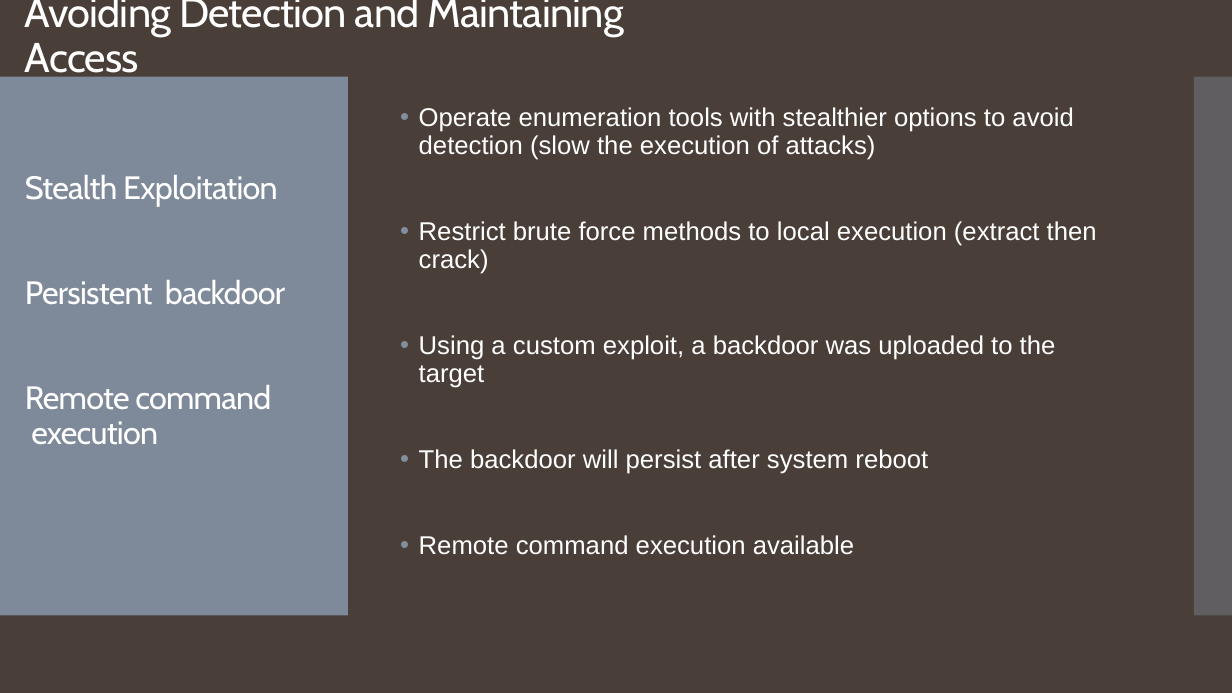
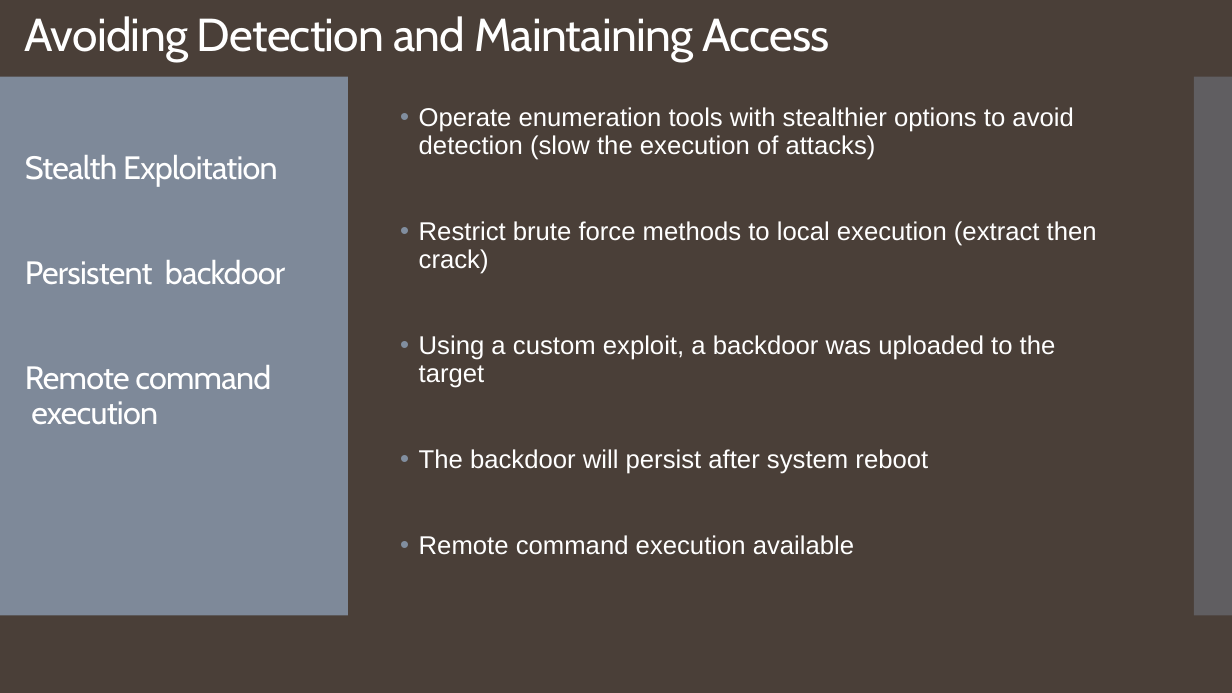
Before and after one commit to forrestaj64/Vulnerabilities-Attack-Defend-Remediate, a slide deck: slide 10 of Overiew-Presentation.pptx (slide 8 before the commit). Drawn at 1232x693 pixels with LibreOffice and Linux fonts; fonts in the diff are those of the drawing. Boxes give left, top, right and bottom in pixels: in the first picture for what was removed or moved away, otherwise in the second. Text is boxed around its words. In the diff, an @@ line names an element or a change of style, - is before the commit and + after.

```diff
--- a/Overiew-Presentation.pptx
+++ b/Overiew-Presentation.pptx
@@ title "Avoiding Detection and Maintaining Access ..." at (25, 16, 829, 424): size 32.4 to 36 pt in "Avoiding Detection and Maintaining Access" @@
```
Also in this commit, not shown: 7 other slides changed, 4 slides added, 2 slides removed.
